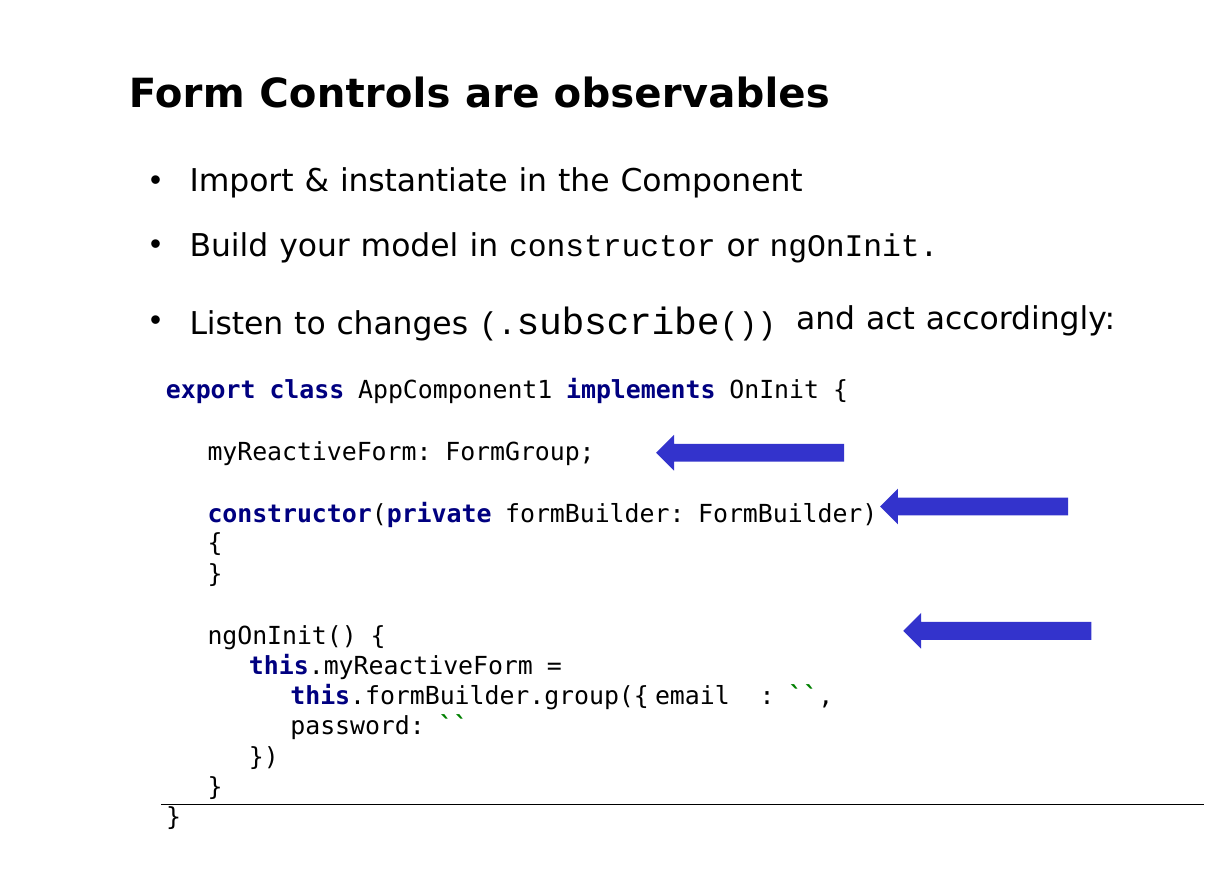
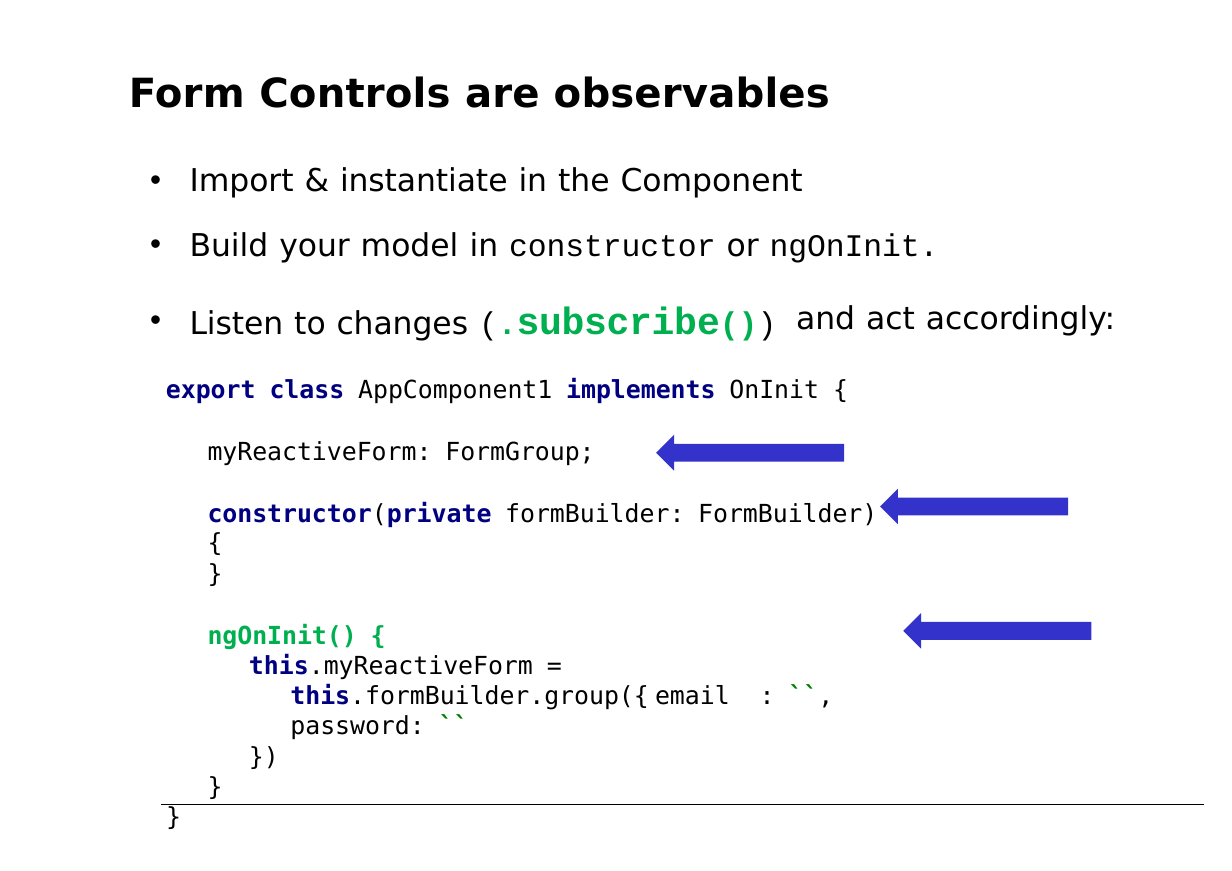
Before and after one commit to petereijgermans11/accelerator-programma, a slide deck: slide 42 of forms/Angular Forms.pptx. Drawn at 1232x871 pixels with LibreOffice and Linux fonts; fonts in the diff are those of the drawing. Boxes give left, top, right and bottom in pixels: in the first picture for what was removed or moved away, otherwise in the second. Text is boxed around its words. In the diff, an @@ line names an element or a change of style, - is before the commit and + after.

```diff
--- a/forms/Angular Forms.pptx
+++ b/forms/Angular Forms.pptx
@@ text "Listen to changes (.subscribe())" at bbox=[190, 307, 720, 341]: text colour #000000 to #00B050, bold on in "(.subscribe())" @@
@@ text at bbox=[208, 623, 357, 649]: text colour #000000 to #00B050, bold on in "ngOnInit() {" @@
```
Also in this commit, not shown: 7 other slides changed, 4 slides added, 5 other files.
